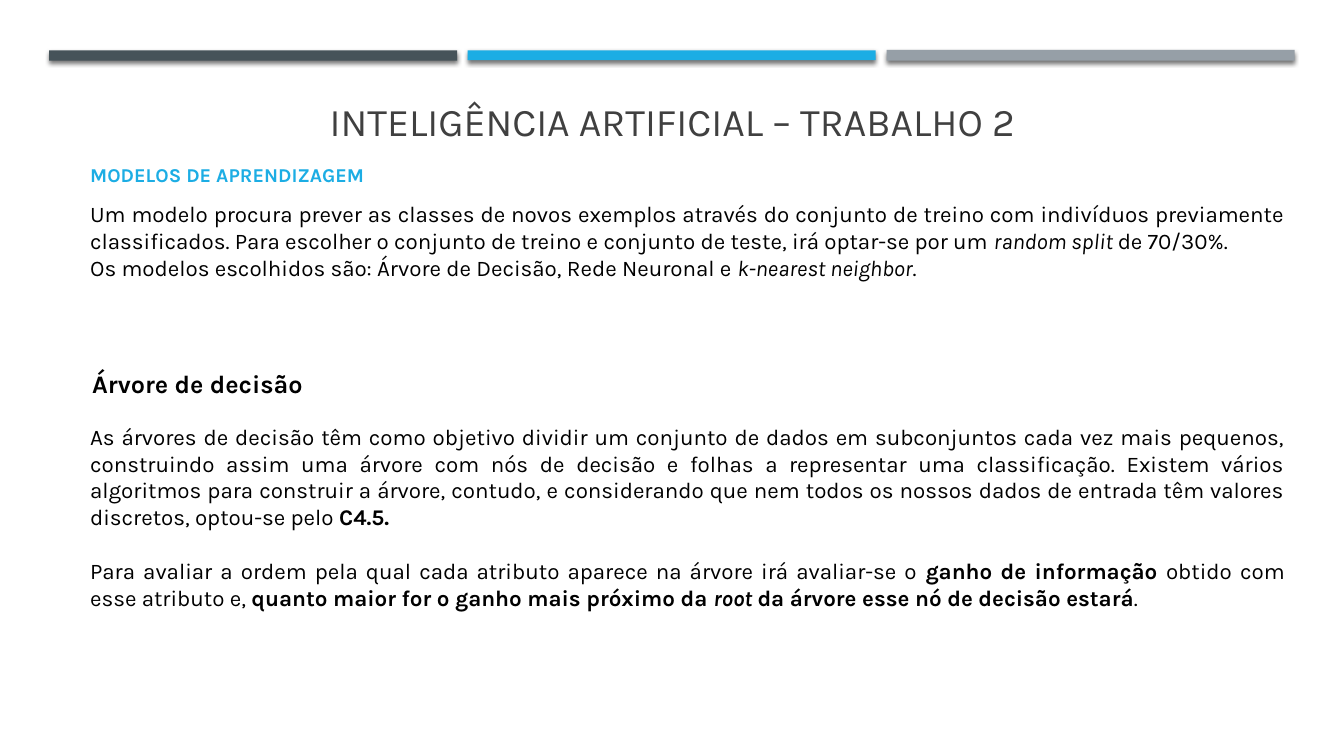
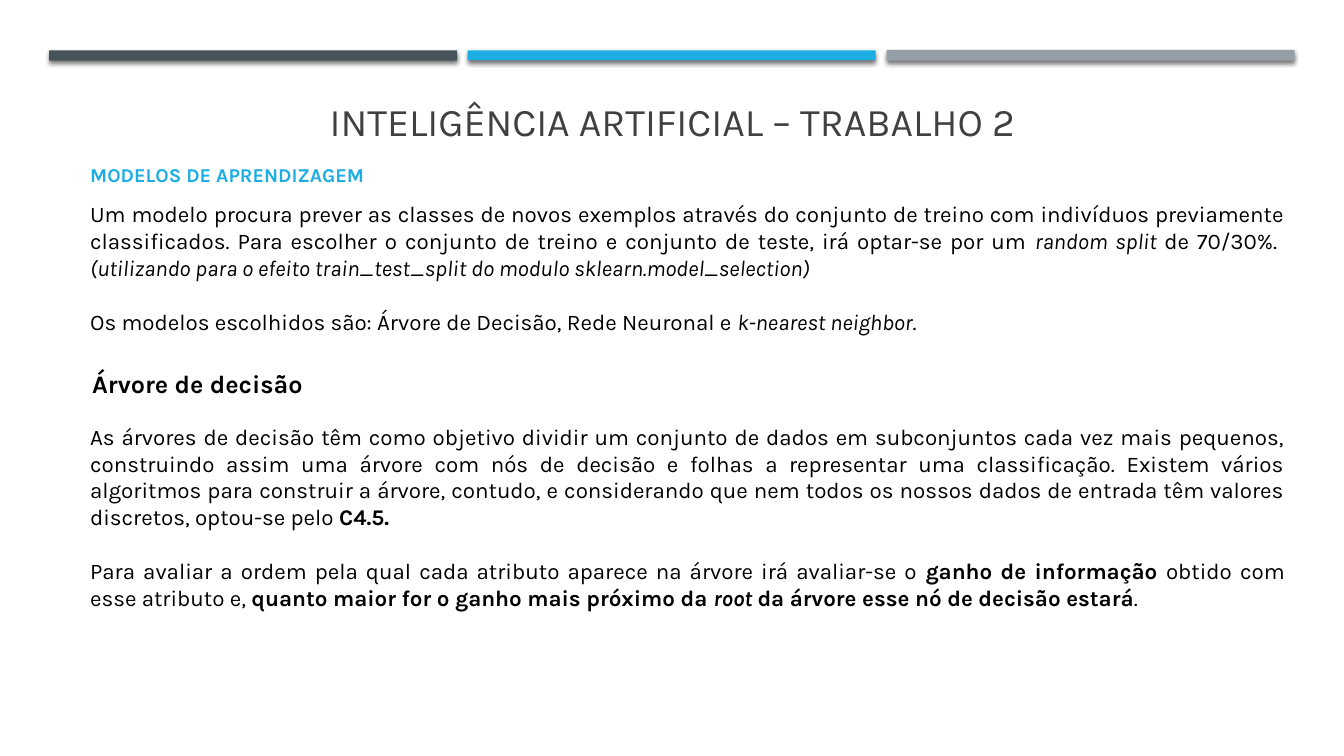
Before and after one commit to j-vm/FEUP_IART_2020, a slide deck: slide 7 of Assigment2/Checkpoint1_trabalho2.pptx. Drawn at 1344x756 pixels with LibreOffice and Linux fonts; fonts in the diff are those of the drawing. Boxes give left, top, right and bottom in pixels: in the first picture for what was removed or moved away, otherwise in the second. Text is boxed around its words. In the diff, an @@ line names an element or a change of style, - is before the commit and + after.

Commit message:
ppt update

```diff
--- a/Assigment2/Checkpoint1_trabalho2.pptx
+++ b/Assigment2/Checkpoint1_trabalho2.pptx
@@ text at (x1=90, y1=205, x2=1283, y2=282): text changed @@
-Um modelo procura prever as classes de novos exemplos através do conjunto de treino com indivíduos previamente classificados. Para escolher o conjunto de treino e conjunto de teste, irá optar-se por um random split de 70/30%.
+Um modelo procura prever as classes de novos exemplos através do conjunto de treino com indivíduos previamente classificados. Para escolher o conjunto de treino e conjunto de teste, irá optar-se por um random split de 70/30%. (utilizando para o efeito train_test_split do modulo sklearn.model_selection)
```
Also in this commit, not shown: 6 other slides changed, 1 other file.
